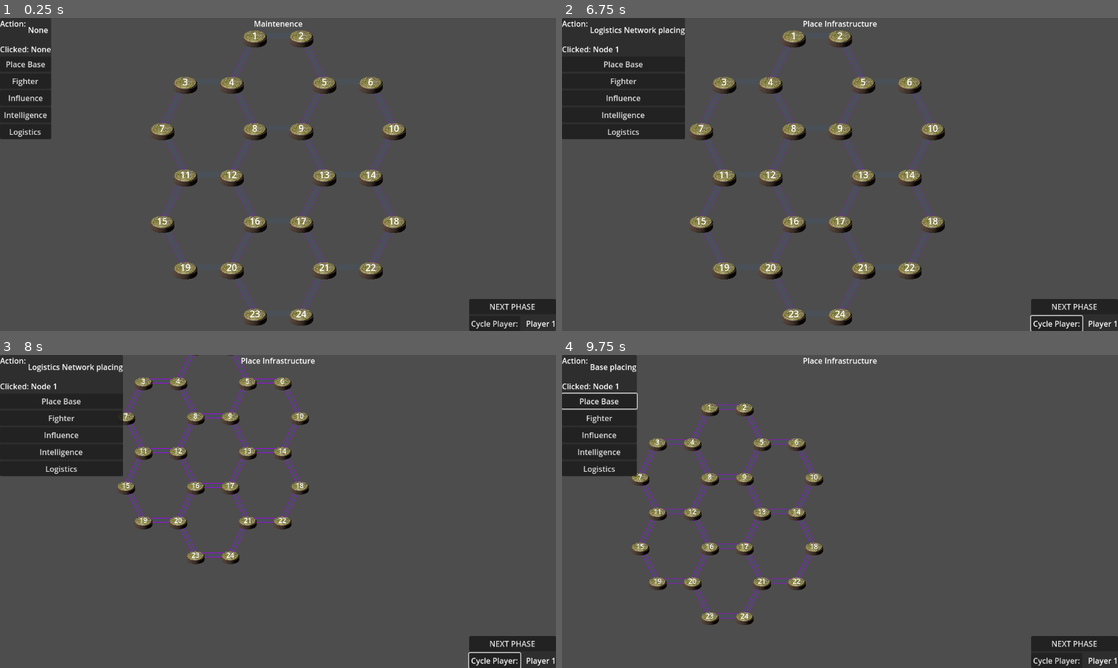
Above: before the commit, frames 1-4 (two rows, left to right).
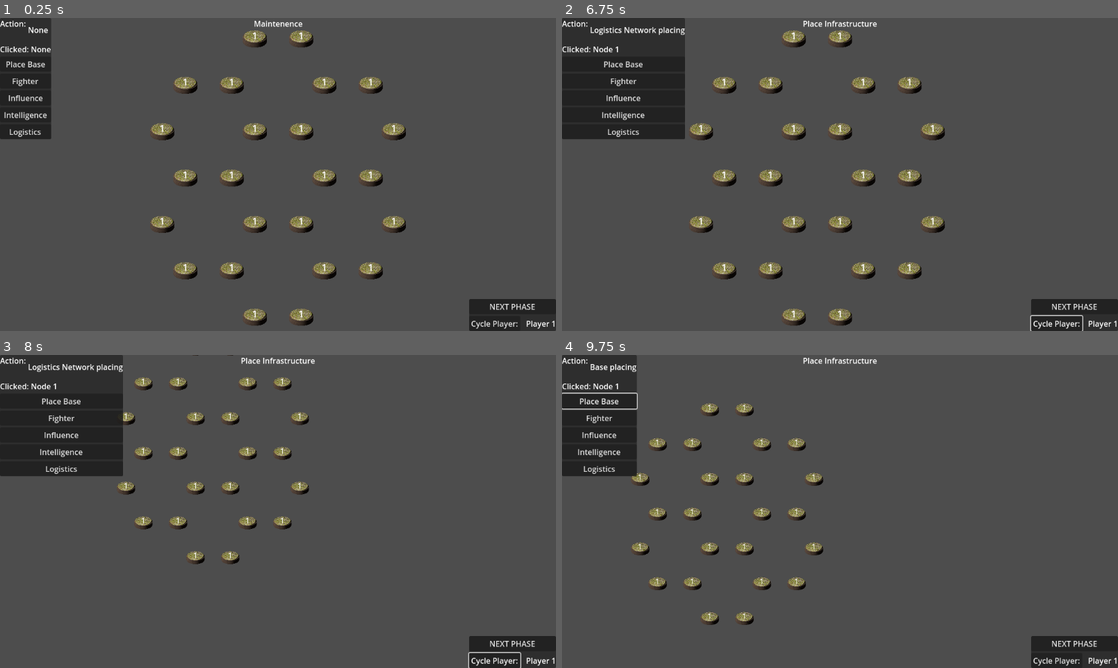
Above: after the commit, the same moments.

Repository: Sheepy3/insurgencygame
Game: Godot game, scene res://MapStuff/Map.tscn
Same seed, same stepped clock (60 frames per second), same inputs: the game is played once before the commit and once after it. The project has no main scene, so this scene is started directly.
Inputs (mouse positions are in pixels of both pictures, inside the frame that each line leads up to):
- Up to frame 1 (0.25 s): no input
- Up to frame 2 (6.75 s): click "Influence" at 0.5 s; click "Intelligence" at 1.25 s; click "NEXT PHASE" at 2 s; click "NEXT PHASE" at 2.75 s; click "Place Base" at 3.5 s; click "Fighter" at 4.25 s; click "Logistics" at 5 s; click "Cycle Player:" at 5.75 s; tap Enter at 6.5 s; move the mouse to (817, 36) at 6.52 s; hold D (Move_right) from 6.53 s (still down); click (817, 36) at 6.6 s
- Up to frame 3 (8 s): move the mouse to (194, 373) at 7.27 s; release D (Move_right) at 7.28 s; hold S (Move_down) from 7.28 s (still down); tap Mouse wheel down (Scroll_down) at 7.35 s; click (194, 373) at 7.42 s
- Up to frame 4 (9.75 s): move the mouse to (751, 361) at 8.02 s; release S (Move_down) at 8.03 s; hold D (Move_right) 8.03-8.78 s; tap Mouse wheel up (Scroll_up) at 8.1 s; click (751, 361) at 8.17 s; move the mouse to (567, 398) at 8.77 s; hold W (Move_up) 8.78-9.53 s; click (567, 398) at 8.85 s; move the mouse to (689, 367) at 9.52 s; hold A (Move_left) from 9.53 s (still down); tap Mouse wheel down (Scroll_down) at 9.6 s; click (689, 367) at 9.67 s

The runs differ from the first frame. In frame 1, 0.9% of the frame differs, in the area x 28-72%, y 4-96%; in frame 2, 0.9%; in frame 3, 1.0%; in frame 4, 1.1%, in the area x 13-46%, y 15-85%.
Error after the commit: Invalid access to property or key 'Mind_map' on a base object of type 'Node (Overseer.gd)'. (res://MapStuff/map.gd:14)

Commit message:
Scaffolding of Logistics path finding

Diff:
--- a/Helper_Scripts/Overseer.gd
+++ b/Helper_Scripts/Overseer.gd
@@ -4,6 +4,8 @@
 var players_colors:Array = ["#ff0000", "#0000ff"]
 var selected_player_index:int = -1
 var current_player:String
+#var Mind_map:AStar2D = AStar2D.new()
+var Logistics_map:AStar2D = AStar2D.new()
 
 enum {MAINTENENCE, PURCHASE, PLACE_INFRA, UNIT_MOVEMENT,PLACE_MILITARY, COLLECT}
 var current_phase:int = MAINTENENCE
--- a/MapStuff/map.gd
+++ b/MapStuff/map.gd
@@ -11,8 +11,9 @@
 		if child is Node2D and child is not Camera2D:
 			child.name = str(num) #name all nodes
 			child.A_node_clicked.connect(Check_node_action)
+			Overseer.Mind_map.add_point(num,child.position,0)
+			Overseer.Logistics_map.add_point(num,child.position,0)
 			num+=1
-	#print(get_children())
 	var generated_paths:Array
 	for child: Node in get_children(): #STAGE 2: GENERATING PATHS
 		if child is Node2D and child is not Camera2D:
@@ -29,6 +30,7 @@
 					new_path.set_owner(child)
 					generated_paths.append(constructed_name)
 	update_label.emit()
+	#Generate_mind() [for possible future use...]
 
 func Update_action(action: String = "") ->void:
 	Last_action = action
@@ -50,7 +52,8 @@
 		find_child("Dynamic_Action").text = "None"
 		Last_action = ""
 	if Last_action == "Influence":
-		Path_check(find_child(Name))
+		#Path_check(find_child(Name))
+		#Will implement the above function later
 		print("You have placed a Influence on node " + Name)
 		Current_node.find_child("Influence_Unit").show()
 		find_child("Dynamic_Action").text = "None"
@@ -58,17 +61,12 @@
 
 func Check_path_action(Name: String) -> void:
 	var Current_path: Node = find_child(Name)
-	#var Path_parent_array: Array = Name.split("-")
-	#var Path_parent: Node = find_child(Path_parent_array[0])
-	#var Current_path: Node
-	#for child in Path_parent.get_children():
-	#	if child.name == Name:
-	#		Current_path = child
 	if Last_action == "Intelligence":
 		print("You have placed a Intelligence Network on path " + Name)
 		Current_path.find_child("Intelligence_Network").show()
 		find_child("Dynamic_Action").text = "None"
 		Current_path.Has_intel = true
+		Logistics_add_path(Current_path.name)
 		Last_action = ""
 	if Last_action == "Logistics":
 		print("You have placed a Logistics Network on path " + Name)
@@ -78,6 +76,7 @@
 		Last_action = ""
 
 # Called every frame. 'delta' is the elapsed time since the previous frame.
+@warning_ignore("unused_parameter")
 func _process(delta: float) -> void:
 	pass
 
@@ -116,27 +115,38 @@
 					The_que.append(Adj)
 	return{} #prevents error lol
 
+#Origional idea for base placing logic
+#func Path_check(Desired: Node) ->bool:
+	#var The_que: Array = []
+	#var Visited: Dictionary = {}
+	#var Route: Array = [""]
+	#var x: int = 0
+	#Visited[Desired] = ""
+	#The_que.append(Desired)
+	#while The_que.size() > 0:
+		#var Position: Node = The_que.pop_front()
+		#for Spots: Node in get_children():
+			#if Spots is Node2D and Spots is not Camera2D or CanvasLayer:
+				#print(Spots.name)
+				#for Paths: Node in Spots.get_children():
+					#if Paths is Node2D and Paths.is_in_group("Paths"):
+						##var micro_child: Node = find_child("Intelligence_Network")
+						#print(Paths.name)
+						#if Paths.Has_intel == true:
+							#The_que.append(Paths)
+							#Route[x] = Paths.name
+							#x += x
+							#print(Route)
+		#pass
+	#return false
 
-func Path_check(Desired: Node) ->bool:
-	var The_que: Array = []
-	var Visited: Dictionary = {}
-	var Route: Array = [""]
-	var x: int = 0
-	Visited[Desired] = ""
-	The_que.append(Desired)
-	while The_que.size() > 0:
-		var Position: Node = The_que.pop_front()
-		for Spots: Node in get_children():
-			if Spots is Node2D and Spots is not Camera2D or CanvasLayer:
-				print(Spots.name)
-				for Paths: Node in Spots.get_children():
-					if Paths is Node2D and Paths.is_in_group("Paths"):
-						#var micro_child: Node = find_child("Intelligence_Network")
-						print(Paths.name)
-						if Paths.Has_intel == true:
-							The_que.append(Paths)
-							Route[x] = Paths.name
-							x += x
-							print(Route)
-		pass
-	return false
+#Below is for possible future use
+#func Generate_mind() -> void:
+	#for x:String in Overseer.The_nodes.keys():
+		#for y:int in Overseer.The_nodes[x]:
+			#Overseer.Mind_map.connect_points(int(x),y,true)
+	#print(Overseer.Mind_map.get_id_path(1,24))
+
+func Logistics_add_path(Road:String) -> void:
+	var The_Roads: Array = Road.split("-")
+	Overseer.Logistics_map.connect_points(int(The_Roads[0]),int(The_Roads[1]),true)
